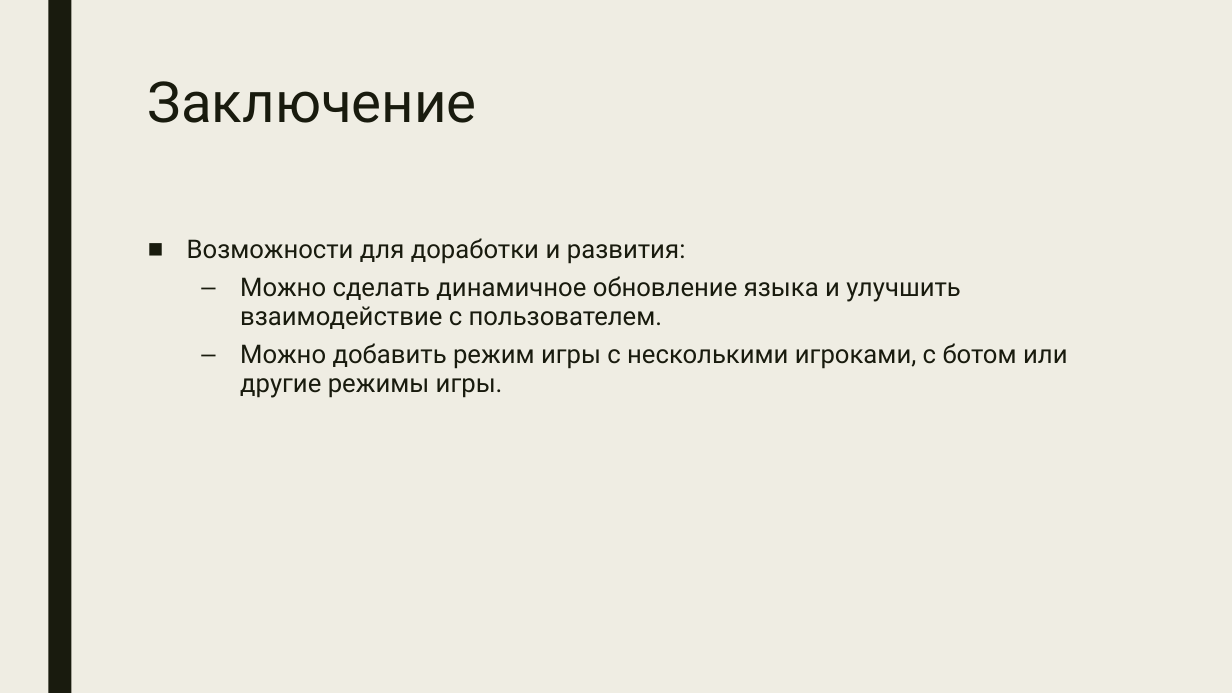
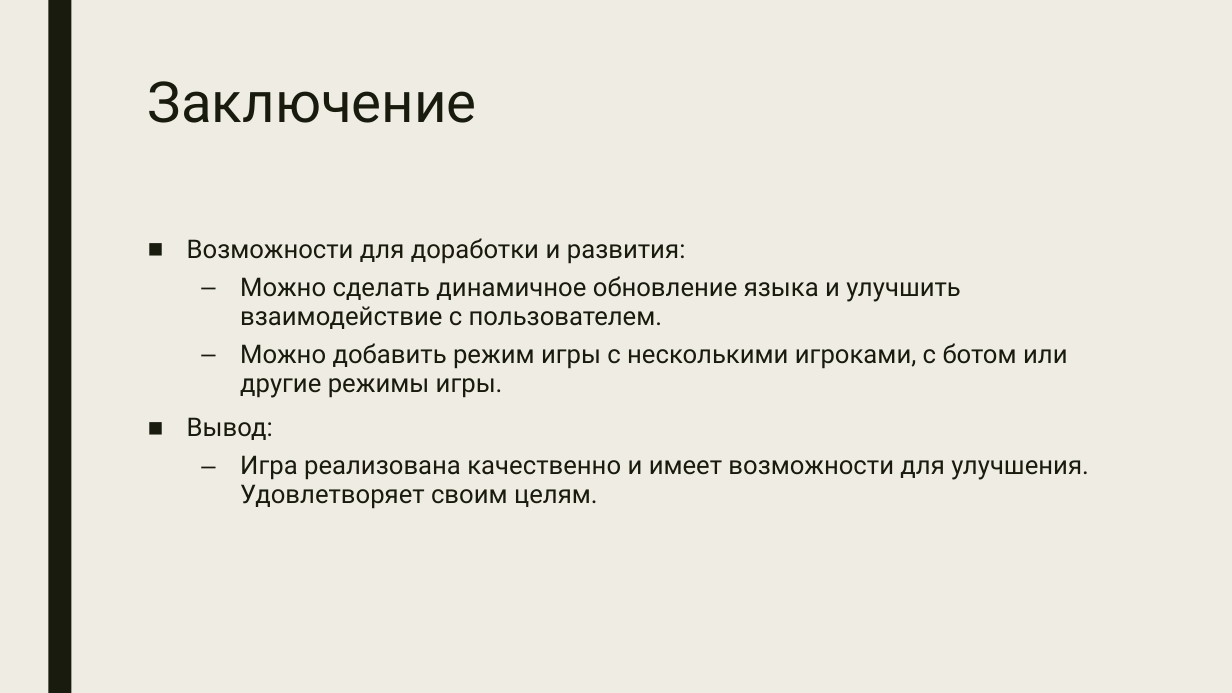
Before and after one commit to emerikko/21-modified, a slide deck: slide 10 of lyceumQT.pptx. Drawn at 1232x693 pixels with LibreOffice and Linux fonts; fonts in the diff are those of the drawing. Boxes give left, top, right and bottom in pixels: in the first picture for what was removed or moved away, otherwise in the second. Text is boxed around its words. In the diff, an @@ line names an element or a change of style, - is before the commit and + after.

```diff
--- a/lyceumQT.pptx
+++ b/lyceumQT.pptx
@@ text at [187, 417, 1089, 509]: paragraphs added @@
+■ Вывод:
+  – Игра реализована качественно и имеет возможности для улучшения. Удовлетворяет своим целям.
```
